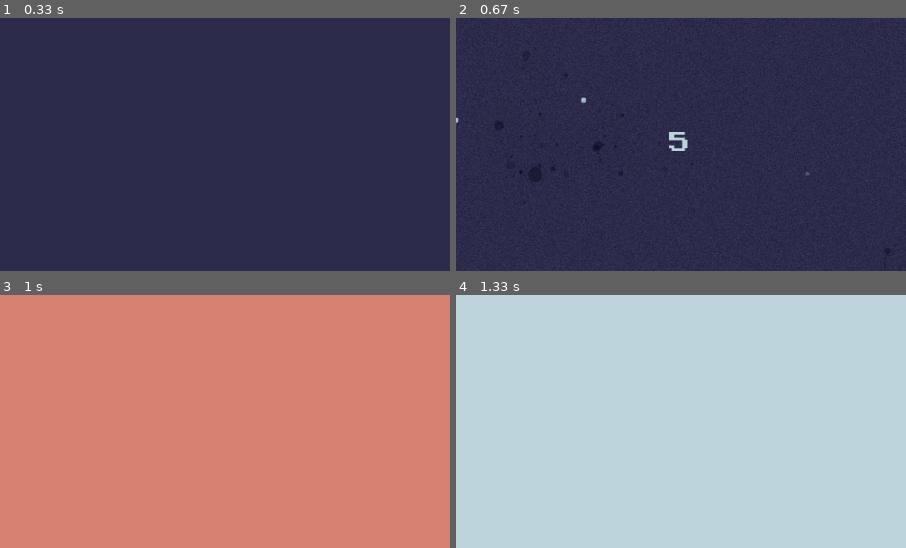
Above: before the commit, frames 1-4 (two rows, left to right).
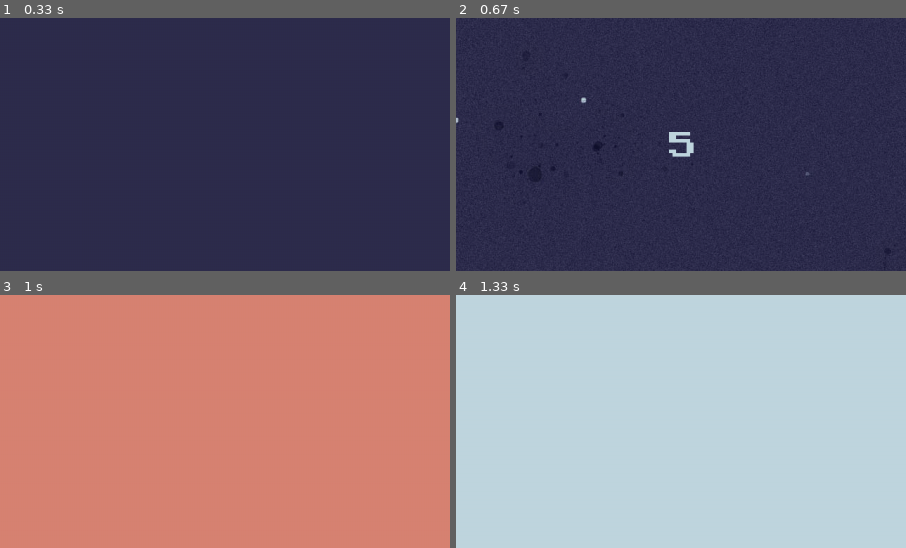
Above: after the commit, the same moments.

Repository: AdrianFSN/proyecto-final-pygame-quest
Game: pygame game, started from main.py
The game is run twice, just before and just after one commit, with the same random seed, the same clock (stepped at 60 frames per second) and the same inputs.
Inputs:
- Up to frame 1 (0.33 s): no input
- Up to frame 2 (0.67 s): tap Space at 0.33 s
- Up to frame 3 (1 s): hold Up from 0.67 s (still down); tap Space at 0.73 s
- Up to frame 4 (1.33 s): tap Space at 1.03, 1.23 s; release Up at 1.13 s; hold Down from 1.17 s (still down)
The pictures show only the part of the screen within x 26-76%, y 27-77%; the shares and areas given below are measured in that part.

Frame 1 is identical in both runs. In frame 2, 0.3% of the frame differs, in the area x 47-53%, y 45-55%; in frame 3, nothing differs; in frame 4, nothing differs.

Commit message:
feat: añado un controlador de tamaños para las fuentes

Diff:
--- a/glumtar/__init__.py
+++ b/glumtar/__init__.py
@@ -20,6 +20,7 @@
 FONT = 'PressStart2P-Regular.ttf'
 FONT_SIZE = 30
 TITLE_FONT_SIZE = 25
+FONT_SIZE_CONTROLLER = 10
 
 # Entities settings
 METEO_OUTER_MARGIN = 150
--- a/glumtar/scenes.py
+++ b/glumtar/scenes.py
@@ -194,7 +194,6 @@
             self.title, True, COLUMBIA_BLUE)
         self.screen.blit(
             title_render, (self.pos_X, self.pos_Y))
-        print(len(self.title))
 
 
 class ResolveLevel1(Scene):
--- a/tools/timers_and_countdowns.py
+++ b/tools/timers_and_countdowns.py
@@ -1,6 +1,6 @@
 import os
 import pygame
-from glumtar import COLUMBIA_BLUE, COUNTDOWN_TIME, FONT, FONT_SIZE, FPS, HEIGHT, WIDTH
+from glumtar import COLUMBIA_BLUE, FONT, FONT_SIZE, FONT_SIZE_CONTROLLER, HEIGHT, WIDTH
 
 
 class ScrollBG:
@@ -13,6 +13,7 @@
 
 
 class Countdown:
+
     def __init__(self, screen, start=3, stop=0):
         self.start = start
         self.counter = self.start
@@ -20,8 +21,9 @@
         self.screen = screen
 
         font = FONT
+        font_size = FONT_SIZE + FONT_SIZE_CONTROLLER
         self.font_route = os.path.join('glumtar', 'resources', 'fonts', font)
-        self.font_style = pygame.font.Font(self.font_route, FONT_SIZE)
+        self.font_style = pygame.font.Font(self.font_route, font_size)
         self.pos_X = WIDTH/2
         self.pos_Y = HEIGHT/2
 
